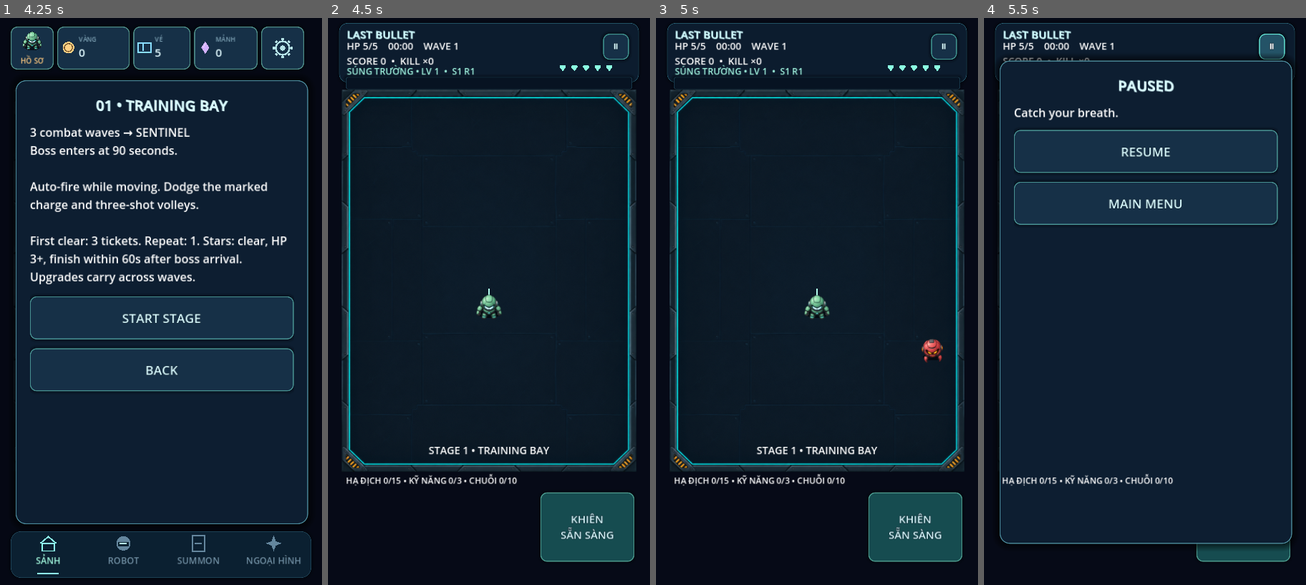
Above: before the commit, frames 1-4 (left to right).
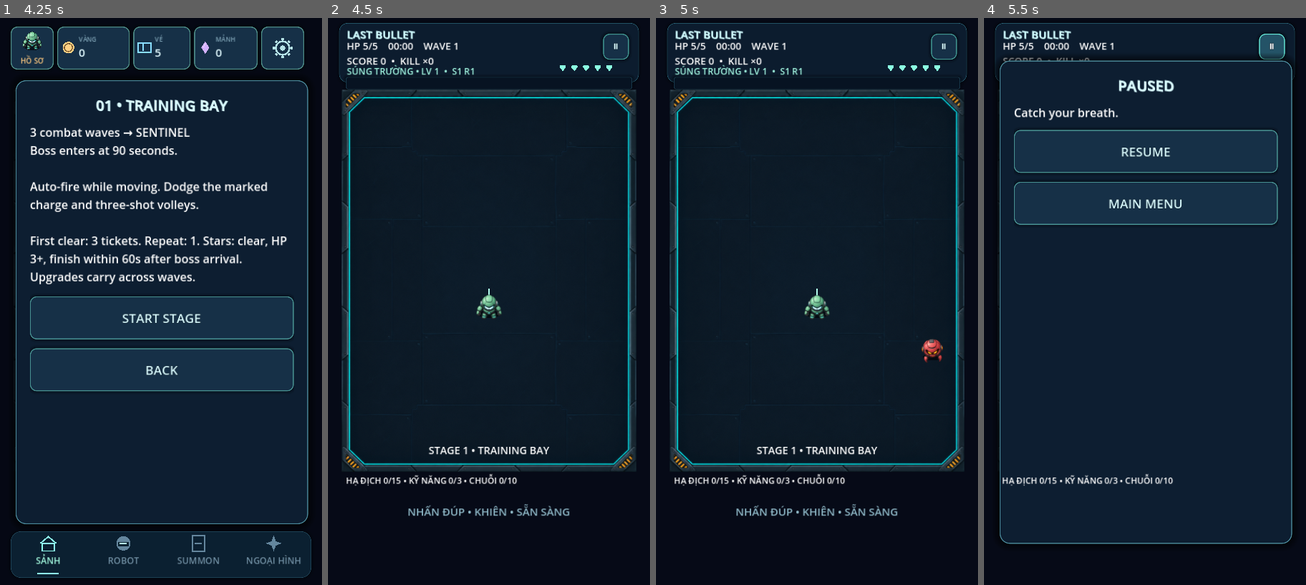
Above: after the commit, the same moments.

Repository: tai23082004l02-svg/LAST-BULLET
Game: Godot game, scene res://scenes/Main.tscn
The game is run twice, just before and just after one commit, with the same random seed, the same clock (stepped at 60 frames per second) and the same inputs.
Inputs (mouse positions are in pixels of both pictures, inside the frame that each line leads up to):
- Up to frame 1 (4.25 s): click "‹" at 0.5 s; tap Enter at 1.25 s; move the mouse to (144, 414) at 1.27 s; hold W 1.28-2 s; click (144, 414) at 1.42 s; tap Space at 1.52 s; click "BACK" at 2 s; click "CAMPAIGN • 5 STAGES" at 2.75 s; click "01 • TRAINING BAY" at 3.5 s
- Up to frame 2 (4.5 s): click "START STAGE" at 4.25 s
- Up to frame 3 (5 s): no input
- Up to frame 4 (5.5 s): click "Ⅱ" at 5 s

Frame 1 is identical in both runs. In frame 2, 3.9% of the frame differs, in the area x 24-96%, y 83-96%; in frame 3, 3.9%; in frame 4, 0.9%.

Commit message:
feat: hide skill button and activate robot skills with double tap

Diff:
--- a/last-bullet/scripts/game.gd
+++ b/last-bullet/scripts/game.gd
@@ -93,7 +93,11 @@
 var save_path := "user://records.cfg"
 var mission_claimed: Array[bool] = [false,false,false]
 var mission_label: Label
-var skill_button: Button
+var skill_status: Label
+var tap_contacts: Dictionary = {}
+var last_skill_tap := -1
+var last_skill_tap_position := Vector2.ZERO
+var last_skill_tap_mouse := false
 var pause_button: Button
 var feedback := 0.0
 var result_paid := false
@@ -224,16 +228,12 @@
 	pause_button.pressed.connect(toggle_pause)
 	NeonArt.style_button(pause_button)
 	root.add_child(pause_button)
-	var skill := Button.new()
-	skill_button = skill
-	skill.focus_mode = Control.FOCUS_NONE
-	skill.text = "KỸ NĂNG\nSPACE"
-	skill.position = Vector2(495,1070)
-	skill.size = Vector2(190,145)
-	skill.add_theme_font_size_override("font_size",24)
-	skill.button_down.connect(request_skill)
-	NeonArt.style_button(skill,Color("7fffe1"),true)
-	root.add_child(skill)
+	skill_status = Label.new()
+	skill_status.mouse_filter = Control.MOUSE_FILTER_IGNORE
+	skill_status.horizontal_alignment = HORIZONTAL_ALIGNMENT_CENTER
+	skill_status.add_theme_font_size_override("font_size",24)
+	skill_status.add_theme_color_override("font_color",Color("8eb8c7"))
+	root.add_child(skill_status)
 	toast = Label.new()
 	toast.position = Vector2(40,955)
 	toast.size = Vector2(640,50)
@@ -286,6 +286,7 @@
 	return state not in ["playing","paused","upgrade","results"] and not (state == "admin" and admin_context)
 
 func clear_cards(title: String, subtitle: String) -> void:
+	clear_skill_taps()
 	upgrade_shade.visible = state == "upgrade"
 	clear_card_nodes()
 	home_shell.open_section(title,front_page())
@@ -339,6 +340,7 @@
 	button.set_meta("motion",motion)
 
 func show_menu() -> void:
+	clear_skill_taps()
 	upgrade_shade.hide()
 	state = "menu"
 	audio.stop_all()
@@ -350,7 +352,7 @@
 	layout_modal()
 
 func show_help() -> void:
-	clear_cards("CÁCH CHƠI", "Kéo ở bất kỳ vùng trống nào để di …(171 unchanged characters)… sáng của bạn không gây hại cho bạn.\n\nNút KỸ NĂNG (Space trên PC) dùng chiêu riêng của robot. Thu XP để chọn nâng cấp súng. Pause để …(165 unchanged characters)…
+	clear_cards("CÁCH CHƠI", "Kéo ở bất kỳ vùng trống nào để di …(171 unchanged characters)… sáng của bạn không gây hại cho bạn.\n\nNhấn đúp nhanh tại cùng vùng trống để dùng kỹ năng. Kéo hoặc giữ lâu không kích hoạt. Space trên PC vẫn dùng được. Thu XP để chọn nâng cấp súng. Pause để …(165 unchanged characters)…
 	add_button("VỀ SẢNH",show_menu)
 
 func show_modes() -> void:
@@ -362,6 +364,7 @@
 	add_button("BACK",show_menu)
 
 func start_run(run_mode := "survival", layout := "open") -> void:
+	clear_skill_taps()
 	upgrade_shade.hide()
 	home_shell.hide_all()
 	preferred_mode = run_mode
@@ -433,14 +436,56 @@
 	state = "playing"
 	update_hud()
 	overlay.hide()
-	notice("TỰ ĐỘNG BẮN • KÉO ĐỂ NÉ • SPACE: KỸ NĂNG")
+	notice("KÉO ĐỂ NÉ • NHẤN ĐÚP ĐỂ DÙNG KỸ NĂNG")
+
+func clear_skill_taps() -> void:
+	tap_contacts.clear()
+	last_skill_tap = -1
+
+func begin_skill_tap(id: int, pointer: Vector2) -> void:
+	tap_contacts[id] = {"p":pointer,"at":Time.get_ticks_msec(),"dragged":false,"previous":last_skill_tap}
+
+func finish_skill_tap(id: int, pointer: Vector2, canceled := false) -> void:
+	if not tap_contacts.has(id): return
+	var contact: Dictionary = tap_contacts[id]
+	tap_contacts.erase(id)
+	var now := Time.get_ticks_msec()
+	if canceled or state != "playing" or contact.dragged or pointer.distance_to(contact.p) >= 12 or now-int(contact.at) > 220 or not in_movement_zone(pointer):
+		last_skill_tap = -1
+		return
+	if last_skill_tap >= 0 and contact.previous == last_skill_tap and now-last_skill_tap <= 330 and pointer.distance_to(last_skill_tap_position) <= 48 and last_skill_tap_mouse == (id == -2):
+		last_skill_tap = -1
+		request_skill()
+	else:
+		last_skill_tap = now
+		last_skill_tap_position = pointer
+		last_skill_tap_mouse = id == -2
 
 func _input(event: InputEvent) -> void:
-	# Release even if a finger ends over a GUI button that consumes the event.
-	if event is InputEventScreenTouch and not event.pressed and event.index == joystick_id:
-		reset_stick()
-	if event is InputEventMouseButton and not event.pressed and joystick_id == -2:
-		reset_stick()
+	if event is InputEventMouse and event.device == InputEvent.DEVICE_ID_EMULATION: return
+	var id := -99
+	var pointer := Vector2.ZERO
+	var released := false
+	var canceled := false
+	if event is InputEventScreenTouch:
+		id = event.index
+		pointer = event.position-Vector2(horizontal_padding,0)
+		released = not event.pressed
+		canceled = event.canceled
+	elif event is InputEventScreenDrag:
+		id = event.index
+		pointer = event.position-Vector2(horizontal_padding,0)
+	elif event is InputEventMouse:
+		id = -2
+		pointer = event.position-Vector2(horizontal_padding,0)
+		if event is InputEventMouseButton and event.button_index == MOUSE_BUTTON_LEFT: released = not event.pressed
+	if tap_contacts.has(id) and not tap_contacts[id].dragged and pointer.distance_to(tap_contacts[id].p) >= 12:
+		tap_contacts[id].dragged = true
+		last_skill_tap = -1
+	# Observe releases even over GUI, but reject GUI endpoints as taps.
+	if released:
+		finish_skill_tap(id,pointer,canceled)
+		if id == joystick_id: reset_stick()
 
 func _unhandled_input(event: InputEvent) -> void:
 	if event is InputEventKey and event.pressed and not event.echo and event.keycode == KEY_F11 and not OS.has_feature("mobile"):
@@ -461,6 +506,7 @@
 	if event is InputEventScreenTouch or event is InputEventScreenDrag or event is InputEventMouse:
 		pointer = event.position-Vector2(horizontal_padding,0)
 	if event is InputEventScreenTouch:
+		if event.pressed and in_movement_zone(pointer): begin_skill_tap(event.index,pointer)
 		if event.pressed and in_movement_zone(pointer) and joystick_id == -1:
 			joystick_id = event.index
 			joystick_origin = comfortable_stick_origin(pointer)
@@ -473,6 +519,7 @@
 		update_stick_drag(pointer)
 	# Mouse joystick for desktop preview; keyboard works independently.
 	if event is InputEventMouseButton and event.button_index == MOUSE_BUTTON_LEFT:
+		if event.pressed and in_movement_zone(pointer): begin_skill_tap(-2,pointer)
 		if event.pressed and in_movement_zone(pointer) and joystick_id == -1:
 			joystick_id = -2
 			joystick_origin = comfortable_stick_origin(pointer)
@@ -488,14 +535,17 @@
 	var delta := pointer-joystick_touch_origin
 	if not joystick_dragging and delta.length() < 12:
 		return
+	if not joystick_dragging:
+		last_skill_tap = -1
 	joystick_dragging = true
+	if tap_contacts.has(joystick_id): tap_contacts[joystick_id].dragged = true
 	joystick = (delta/70).limit_length()
 
 func in_movement_zone(pointer: Vector2) -> bool:
 	if not Rect2(0,safe_margins.x,720,canvas_height-safe_margins.x-safe_margins.y).has_point(pointer):
 		return false
 	# Buttons own their touches; all other screen space can start movement.
-	for button in [pause_button,skill_button]:
+	for button in [pause_button]:
 		if button.is_visible_in_tree() and Rect2(button.position,button.size).has_point(pointer):
 			return false
 	return true
@@ -515,6 +565,7 @@
 
 
 func toggle_pause() -> void:
+	clear_skill_taps()
 	if state == "playing":
 		state = "paused"
 		audio.stop_all()
@@ -529,7 +580,7 @@
 		overlay.hide()
 
 func _physics_process(delta: float) -> void:
-	skill_button.visible = state in ["playing","paused"]
+	skill_status.visible = state == "playing"
 	pause_button.visible = state in ["playing","paused"]
 	hud.visible = state in ["playing","paused"]
 	xp_bar.visible = state in ["playing","paused"]
@@ -978,7 +1029,7 @@
 	xp_bar.max_value = xp_required()
 	xp_bar.value = xp
 	mission_label.text = "HẠ ĐỊCH %d/15 • KỸ NĂNG %d/3 • CHUỖI %d/10" % [mini(kills,15),mini(combat.skill_uses,3),mini(best_combo,10)]
-	skill_button.text = ["KHIÊN","XUNG ĐIỆN","ĐÓNG BĂNG","BÙNG CHÁY","BÃO LASER","TÊN LỬA","LƯỚT"][selected_robot]+"\n" + ("SẴN SÀNG" if cooldown <= 0 else "%.1fs" % cooldown)
+	skill_status.text = "NHẤN ĐÚP • "+["KHIÊN","XUNG ĐIỆN","ĐÓNG BĂNG","BÙNG CHÁY","BÃO LASER","TÊN LỬA","LƯỚT"][selected_robot]+" • " + ("SẴN SÀNG" if cooldown <= 0 else "%.1fs" % cooldown)
 
 func _process(delta: float) -> void:
 	visual_clock += delta
@@ -1331,8 +1382,8 @@
 	pause_button.position.y = 40+safe.x
 	boss_label.position.y = 169+safe.x
 	boss_bar.position.y = 198+safe.x
-	skill_button.position = Vector2(475,canvas_height-215-safe.y)
-	skill_button.size = Vector2(210,155)
+	skill_status.position = Vector2(40,canvas_height-190-safe.y)
+	skill_status.size = Vector2(640,64)
 	joystick_origin = Vector2(185,canvas_height-145-safe.y)
 	joystick_id = -1
 	joystick = Vector2.ZERO
--- a/last-bullet/tests/admin_mobile.gd
+++ b/last-bullet/tests/admin_mobile.gd
@@ -85,7 +85,7 @@
 	game.layout_viewport(Vector2(720,1600),Vector2(40,32))
 	await process_frame
 	assert(Balance.ARENA.position.y == 205 and Balance.ARENA.end.y == 1308)
-	assert(game.skill_button.position.y+game.skill_button.size.y < 1568)
+	assert(game.skill_status.position.y+game.skill_status.size.y < 1568)
 	assert(game.overlay.position.y >= 40)
 	assert(game.overlay.position.y+game.overlay.size.y <= 1568)
 	assert(game.joystick_origin.y+76 < 1568)
@@ -96,7 +96,7 @@
 	assert(game.in_movement_zone(Vector2(500,400)))
 	assert(game.in_movement_zone(Vector2(200,50)))
 	assert(not game.in_movement_zone(game.pause_button.position+game.pause_button.size/2))
-	assert(not game.in_movement_zone(game.skill_button.position+game.skill_button.size/2))
+	assert(game.in_movement_zone(game.skill_status.position+game.skill_status.size/2))
 	assert(not game.in_movement_zone(Vector2(200,10)))
 	game.joystick = Vector2.ONE
 	game.joystick_id = 3
--- /dev/null
+++ b/last-bullet/tests/double_tap.gd
@@ -0,0 +1,105 @@
+extends SceneTree
+var game: Node2D
+func _initialize() -> void: call_deferred("run")
+func touch(id: int, pressed: bool, at: Vector2, canceled := false) -> void:
+	var event := InputEventScreenTouch.new()
+	event.index = id
+	event.position = at+Vector2(game.horizontal_padding,0)
+	event.pressed = pressed
+	event.canceled = canceled
+	game._input(event)
+	game._unhandled_input(event)
+func drag(id: int, at: Vector2) -> void:
+	var event := InputEventScreenDrag.new()
+	event.index = id
+	event.position = at+Vector2(game.horizontal_padding,0)
+	game._input(event)
+	game._unhandled_input(event)
+func tap(id := 0, at := Vector2(300,600)) -> void:
+	touch(id,true,at)
+	touch(id,false,at)
+func run() -> void:
+	var path := "user://double-tap-test.cfg"
+	DirAccess.remove_absolute(path)
+	game = load("res://scenes/Main.tscn").instantiate()
+	game.save_path = path
+	root.add_child(game)
+	game.set_physics_process(false)
+	game.audio.enabled = false
+	game.start_run()
+	game.layout_viewport(Vector2(720,1600),Vector2(40,32))
+	game._physics_process(0)
+	assert(game.skill_status.visible and game.skill_status.mouse_filter == Control.MOUSE_FILTER_IGNORE)
+	for child in game.skill_status.get_parent().get_children():
+		if child is Button and child.visible: assert(child == game.pause_button)
+	tap()
+	assert(game.combat.skill_uses == 0 and game.joystick == Vector2.ZERO)
+	tap()
+	assert(game.combat.skill_uses == 1 and game.cooldown > 0 and game.joystick_id == -1)
+	tap(); tap()
+	assert(game.combat.skill_uses == 1) # Cooldown still applies.
+	game.cooldown = 0
+	# A drag, even one that returns to its origin, cancels double-tap recognition.
+	touch(0,true,Vector2(300,600))
+	drag(0,Vector2(400,600))
+	drag(0,Vector2(300,600))
+	touch(0,false,Vector2(300,600))
+	tap()
+	assert(game.combat.skill_uses == 1)
+	game.clear_skill_taps()
+	# Long press, cancel, slow pair and distant pair cannot fire a skill.
+	touch(0,true,Vector2(300,600))
+	game.tap_contacts[0].at -= 300
+	touch(0,false,Vector2(300,600))
+	tap()
+	assert(game.combat.skill_uses == 1)
+	game.clear_skill_taps()
+	touch(0,true,Vector2(300,600)); touch(0,false,Vector2(300,600),true)
+	tap()
+	assert(game.combat.skill_uses == 1)
+	game.clear_skill_taps()
+	tap(); game.last_skill_tap -= 400; tap()
+	assert(game.combat.skill_uses == 1)
+	game.clear_skill_taps()
+	tap(0,Vector2(100,600)); tap(0,Vector2(500,600))
+	assert(game.combat.skill_uses == 1)
+	game.clear_skill_taps()
+	# Simultaneous two-finger taps are not a sequential double tap.
+	touch(0,true,Vector2(300,600)); touch(1,true,Vector2(300,600))
+	touch(0,false,Vector2(300,600)); touch(1,false,Vector2(300,600))
+	assert(game.combat.skill_uses == 1)
+	game.clear_skill_taps()
+	# A second finger can double-tap while the first keeps moving, without stealing the stick.
+	touch(0,true,Vector2(200,600)); drag(0,Vector2(270,600))
+	tap(1,Vector2(500,800)); drag(0,Vector2(280,600)); tap(1,Vector2(500,800))
+	assert(game.combat.skill_uses == 2 and game.joystick_id == 0 and game.joystick.x == 1)
+	touch(0,false,Vector2(270,600))
+	game.cooldown = 0
+	game.clear_skill_taps()
+	var pause_point: Vector2 = game.pause_button.position+game.pause_button.size/2
+	tap(0,pause_point); tap(0,pause_point)
+	assert(game.combat.skill_uses == 2)
+	for state in ["paused","upgrade","results","menu"]:
+		game.clear_skill_taps()
+		game.state = state
+		tap(); tap()
+		assert(game.combat.skill_uses == 2)
+	game.state = "playing"
+	game.clear_skill_taps()
+	tap(); game.toggle_pause(); game.toggle_pause(); tap()
+	assert(game.combat.skill_uses == 2)
+	# Desktop retains Space; synthetic touch-mouse events cannot add extra taps.
+	var mouse := InputEventMouseButton.new()
+	mouse.device = InputEvent.DEVICE_ID_EMULATION
+	mouse.button_index = MOUSE_BUTTON_LEFT
+	mouse.position = Vector2(300,600)
+	for pressed in [true,false,true,false]:
+		mouse.pressed = pressed
+		game._input(mouse); game._unhandled_input(mouse)
+	assert(game.combat.skill_uses == 2)
+	game.audio.shutdown()
+	game.queue_free()
+	await process_frame
+	DirAccess.remove_absolute(path)
+	print("PASS double tap: hidden skill button, sequential taps, cooldown, drag/jitter/hold/cancel/distance/timing, multitouch movement, UI/state isolation")
+	quit()
--- a/last-bullet/tests/upgrade_ui.gd
+++ b/last-bullet/tests/upgrade_ui.gd
@@ -15,7 +15,7 @@
 	await process_frame
 	assert(game.offered_upgrades.size() == 3 and game.state == "upgrade")
 	assert(game.upgrade_shade.visible and game.upgrade_shade.mouse_filter == Control.MOUSE_FILTER_STOP)
-	assert(not game.hud.visible and not game.mission_label.visible and not game.skill_button.visible)
+	assert(not game.hud.visible and not game.mission_label.visible and not game.skill_status.visible)
 	var elapsed: float = game.elapsed
 	var shot_count: int = game.combat.shots.size()
 	game._physics_process(1)
Binary file changed: last-bullet/docs/previews/v0.8-shooter.png
Not shown, changed: last-bullet/docs/SESSION_HANDOFF.md
Not shown, changed: last-bullet/docs/SHOOTER.md
Not shown, changed: last-bullet/docs/TEST_RESULTS.md
